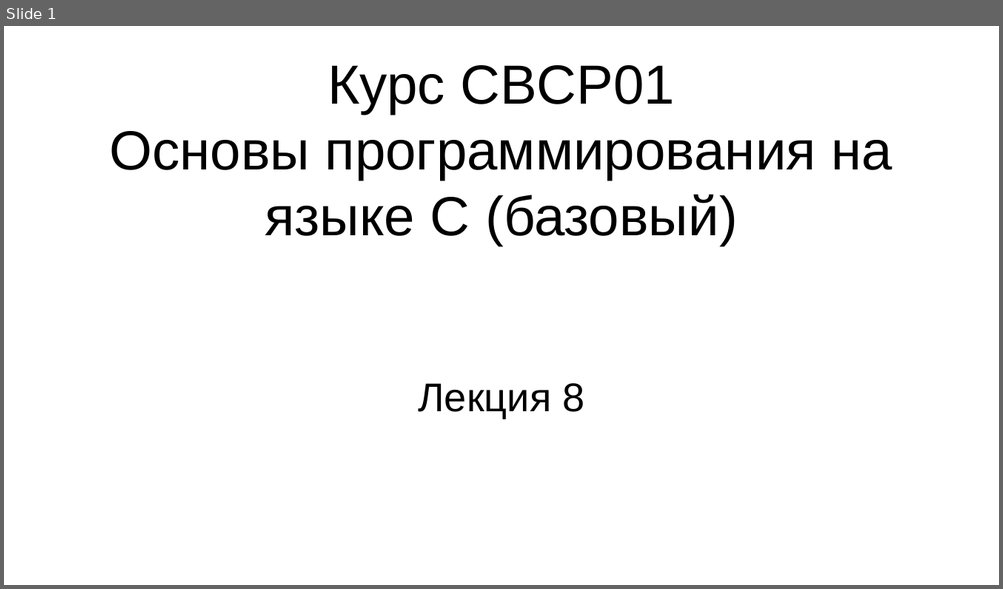
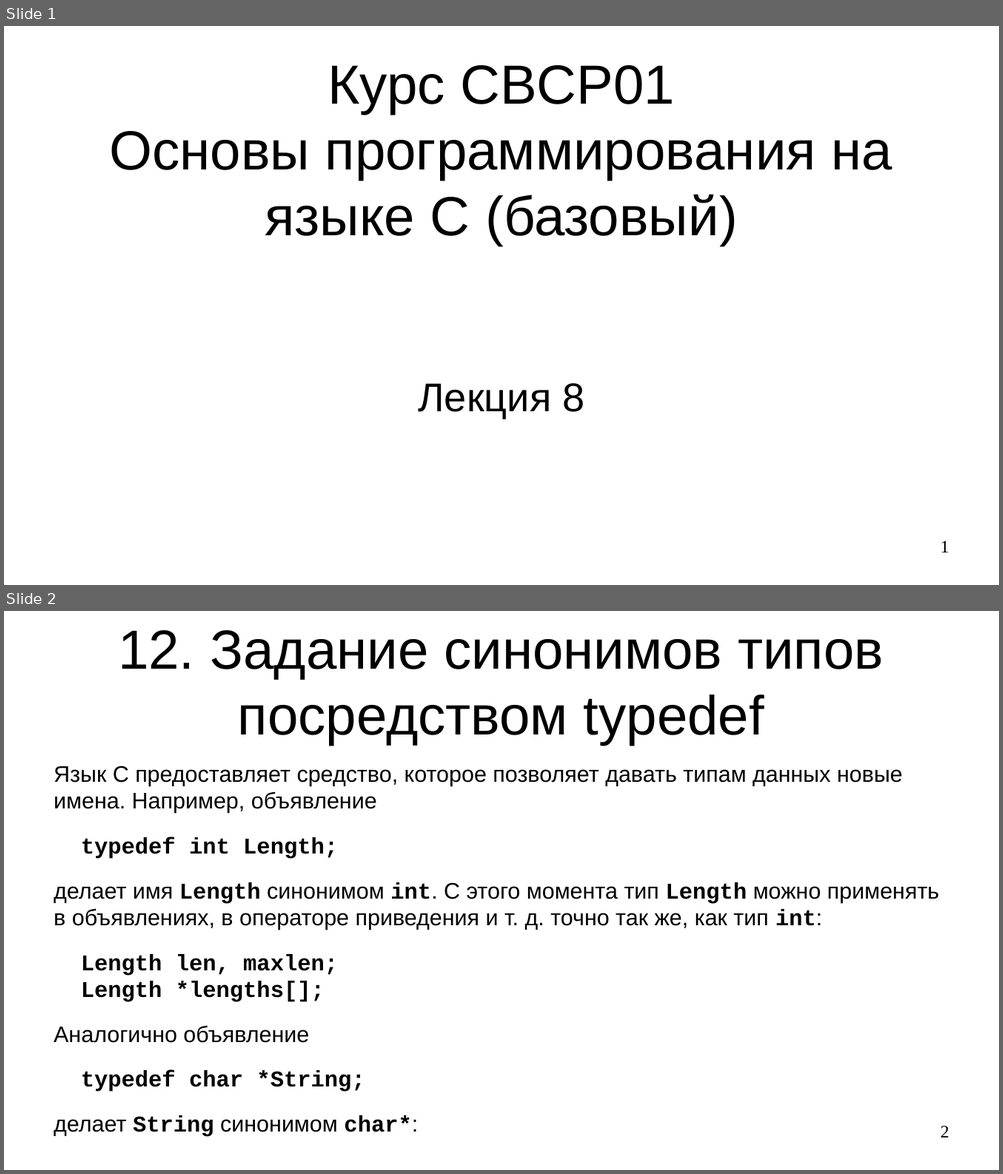
Before and after one commit to steelcraft/stud-lab, a slide deck: Лекции/CBCP01#L8.odp. Shown one above the other, each under a label of ours: slide 1 before the commit, slides 1 and 2 after it. The pictures are 1003x589 and 1003x1174 pixels, drawn with LibreOffice and Linux fonts; fonts in the diff are those of the drawing. Boxes give left, top, right and bottom in pixels: in the first picture for what was removed or moved away, otherwise in the second. Text is boxed around its words. In the diff, an @@ line names an element or a change of style, - is before the commit and + after.

Commit message:
Добавлен раздел "Задание синонимов типов посредством typedef"

```diff
--- a/Лекции/CBCP01#L8.odp
+++ b/Лекции/CBCP01#L8.odp
@@ slide 2 added at (4, 611, 999, 1170), background #FFFFFF @@
@@ title added at (118, 630, 883, 745), 44 pt, text #000000 @@
+12. Задание синонимов типов посредством typedef
@@ text added at (54, 766, 939, 1137), 18 pt, text #000000 @@
+Язык C предоставляет средство, которое позволяет давать типам данных новые имена. Например, объявление
+typedef int Length;
+делает имя Length синонимом int. С этого момента тип Length можно применять в объявлениях, в операторе приведения и т. д. точно так же, как тип int:
+Length len, maxlen;
+Length *lengths[];
+Аналогично объявление
+typedef char *String;
+делает String синонимом char*:
@@ page number added at (940, 1126, 949, 1138), 14 pt, text #000000 @@
+2
@@ slide 1 changed as well @@
@@ page number added at (940, 541, 949, 553), 14 pt, text #000000 @@
+1
```
Also in this commit, not shown: 3 other slides added.
